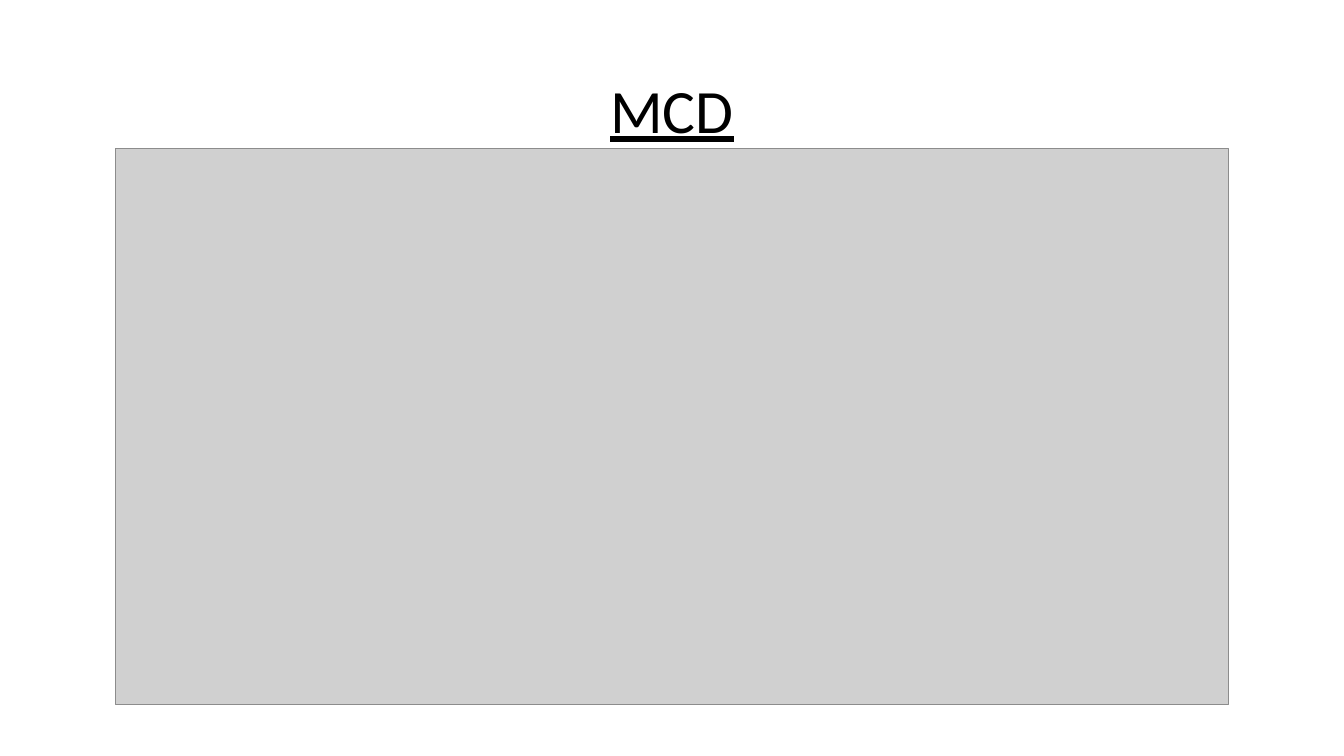
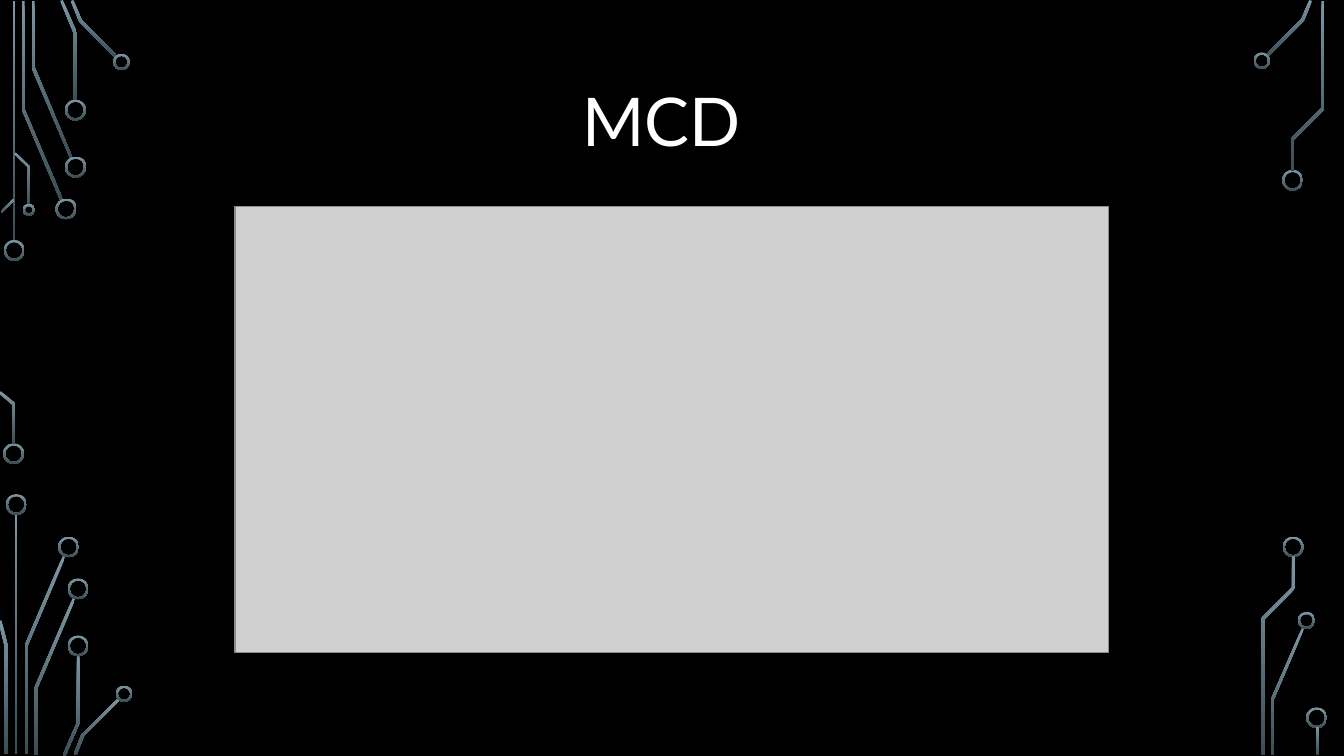
Before and after one commit to NicolasDouvrin/Projet100H, a slide deck: slide 11 of Oral projet100h.pptx (slide 10 before the commit). Drawn at 1344x756 pixels with LibreOffice and Linux fonts; fonts in the diff are those of the drawing; grey boxes stand for pictures; background and template pictures are left out. Boxes give left, top, right and bottom in pixels: in the first picture for what was removed or moved away, otherwise in the second. Text is boxed around its words. In the diff, an @@ line names an element or a change of style, - is before the commit and + after.

```diff
--- a/Oral projet100h.pptx
+++ b/Oral projet100h.pptx
@@ background #FFFFFF to picture (left out) @@
@@ title "MCD": place and size @@
-title "MCD" at <box>610,93,733,142</box>
+title "MCD" at <box>582,97,740,147</box>
@@ title "MCD" at <box>582,97,740,147</box>: size 44 to 48 pt, font Calibri to Lato, text colour #000000 to #FFFFFF, underline off @@
@@ picture: place and size @@
-picture at <box>115,148,1228,705</box>
+picture at <box>235,207,1109,653</box>
@@ group added at <box>0,0,1328,756</box>: 33 freeform shapes, 3 rectangles @@
```
Also in this commit, not shown: 10 other slides changed, 2 slides added, 1 slide removed, 1 other file.
